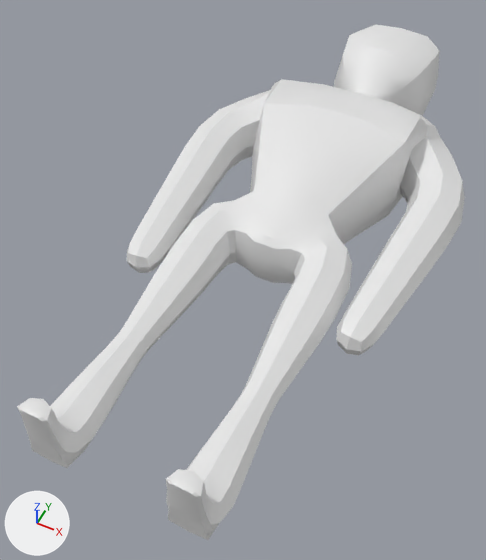
An edit to the Blender file Models/bro_corpse.blend, drawn before and after from the same camera.
Rendered twice from a 50 mm lens placed at (0.56, -1.57, 1.56), pointed at (-0.09, -0.27, -0.06). The axes (+X, +Y, +Z) are drawn at lower left. The lights are the same throughout. The same objects are shown in both versions, whatever each file hides.

The scene before the commit, as lines of its bpy script (objects in view):
```python
me_plane = bpy.data.meshes.new('Plane')
me_plane.from_pydata(...)  # 467 vertices, 460 faces; spans x -0.268..0.268, y -1.101..0.313, z -0.056..0.286
me_plane.polygons.foreach_set('use_smooth', [True] * 460)
me_plane_001 = bpy.data.meshes.new('Plane.001')
me_plane_001.from_pydata(...)  # 361 vertices, 348 faces; spans x -0.485..0.485, y -0.49..0.549, z -0.035..0.286
me_plane_001.polygons.foreach_set('use_smooth', [True] * 348)
me_plane_003 = bpy.data.meshes.new('Plane.003')
me_plane_003.from_pydata(...)  # 76 vertices, 80 faces; spans x -0.2..0.2, y 0.535..1.006, z -0.119..0.27
me_plane_003.polygons.foreach_set('use_smooth', [True] * 80)
ob_head = bpy.data.objects.new('Head', me_plane_003)
ob_head.location = (0.0, 0.0, 0.0)
ob_lower = bpy.data.objects.new('Lower', me_plane)
ob_lower.location = (0.0, 0.0, 0.0)
ob_upper = bpy.data.objects.new('Upper', me_plane_001)
ob_upper.location = (0.0, 0.0, 0.0)
```
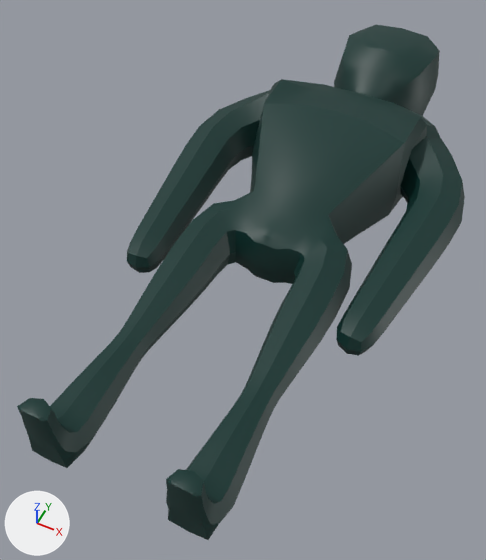
What differs and where, as boxes [x1, y1, x2, y2] in the pictures (486 x 560 px):
'Lower', recoloured (white to cyan)
    both: [17, 103, 405, 540]
'Upper', recoloured (white to cyan)
    both: [127, 79, 465, 356]
'Head', recoloured
    both: [334, 25, 440, 116]

The change in detail:
Material 'Skin' (mat_skin) is new.
Its base color is (0.0, 0.0334, 0.0281) (dark cyan #00332f).
me_plane has 467 vertices, 460 faces and spans x -0.268..0.268, y -1.101..0.313, z -0.056..0.286.
me_plane now uses material mat_skin (dark cyan #00332f).
me_plane_001 has 361 vertices, 348 faces and spans x -0.485..0.485, y -0.49..0.549, z -0.035..0.286.
me_plane_001 now uses material mat_skin (dark cyan #00332f).
me_plane_003 has 76 vertices, 80 faces and spans x -0.2..0.2, y 0.535..1.006, z -0.119..0.27.
me_plane_003 now uses material mat_skin (dark cyan #00332f).
